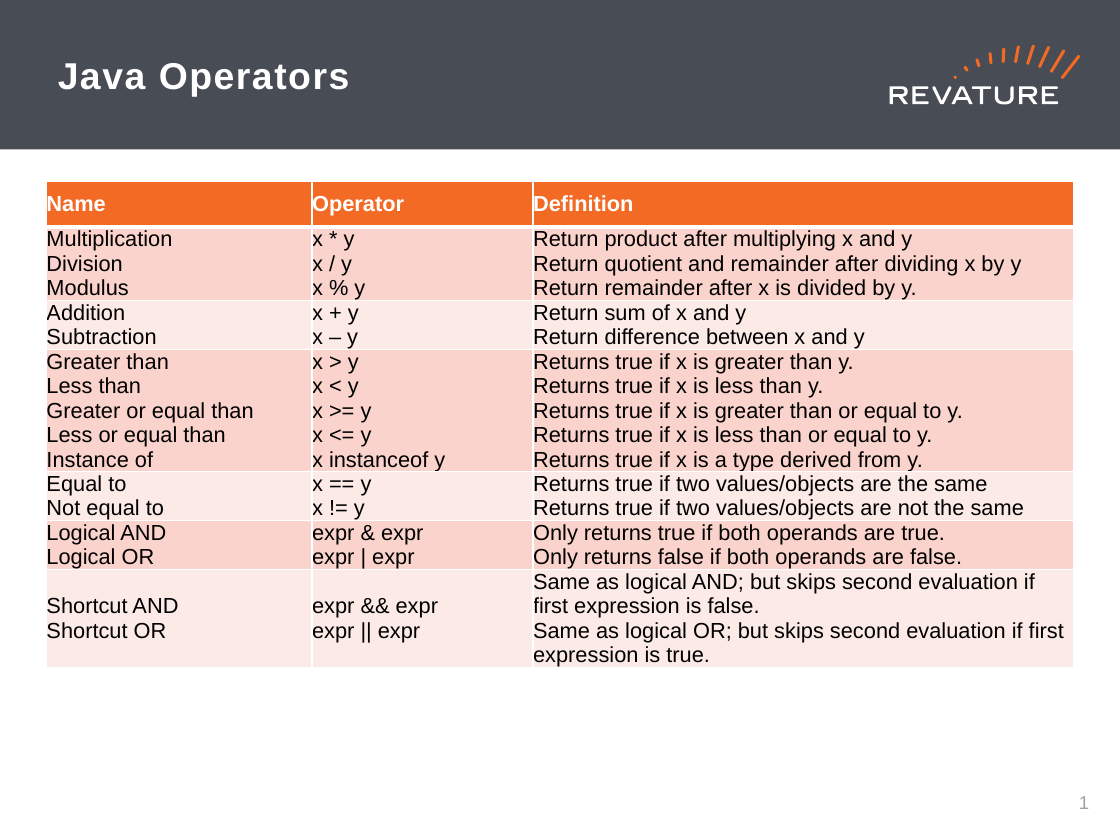
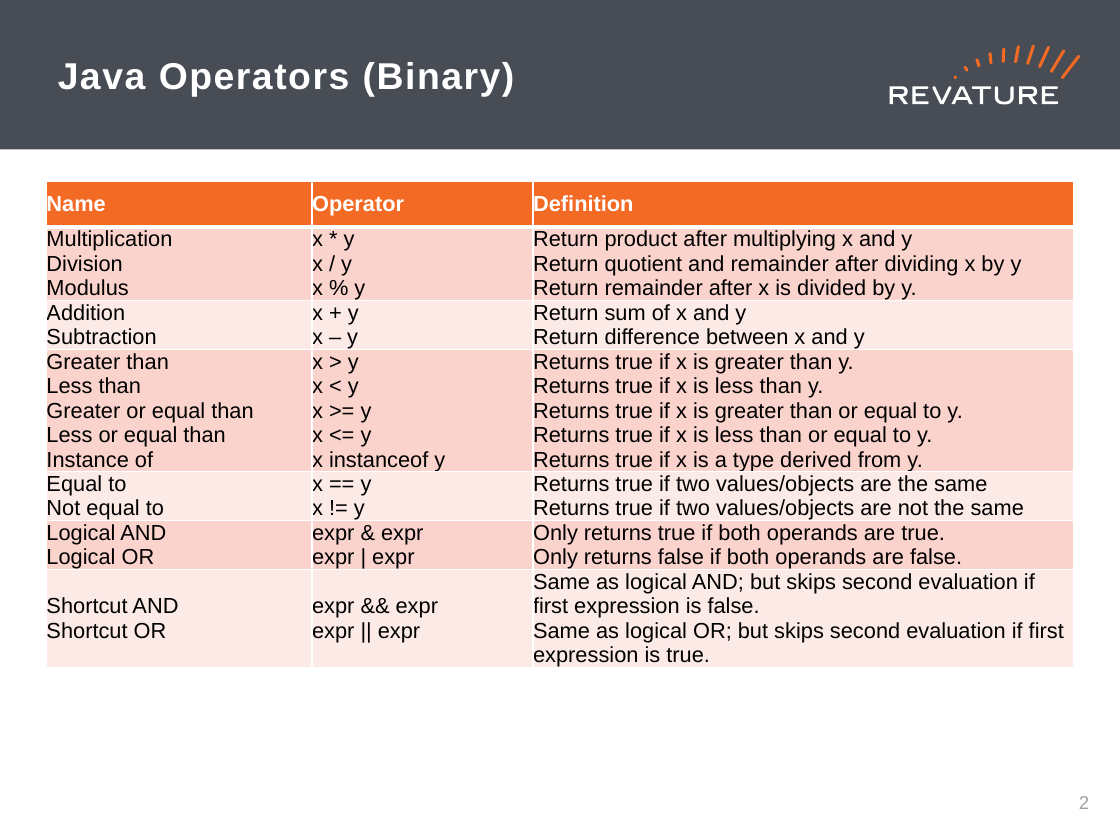
Before and after one commit to jhigherevature/8302021_RAP, a slide deck: slide 3 of powerpoints/Day_3.pptx (slide 2 before the commit). Drawn at 1120x840 pixels with LibreOffice and Linux fonts; fonts in the diff are those of the drawing. Boxes give left, top, right and bottom in pixels: in the first picture for what was removed or moved away, otherwise in the second. Text is boxed around its words. In the diff, an @@ line names an element or a change of style, - is before the commit and + after.

```diff
--- a/powerpoints/Day_3.pptx
+++ b/powerpoints/Day_3.pptx
@@ title at (58,62,515,96): text changed @@
-Java Operators
+Java Operators (Binary)
@@ page number at (1079,796,1089,809): text changed @@
-1
+2
```
Also in this commit, not shown: 1 other slide changed, 2 slides added, 2 other files.
